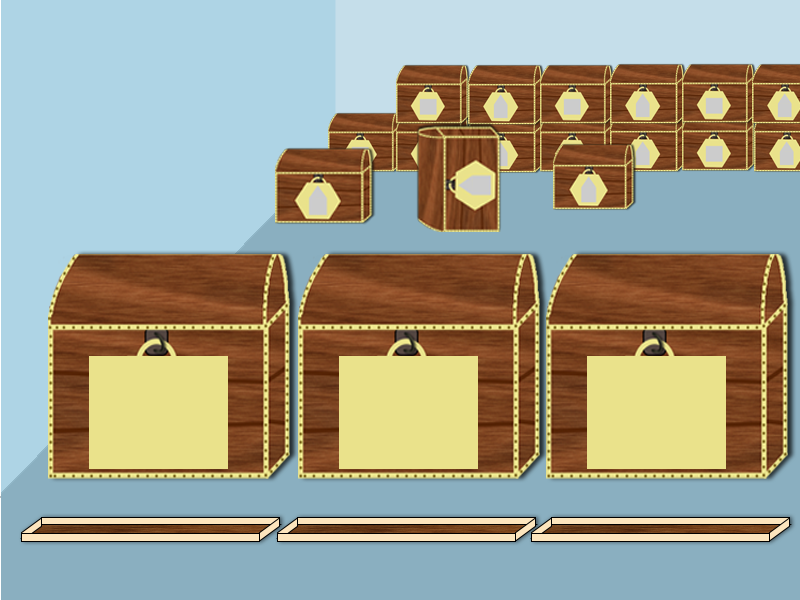
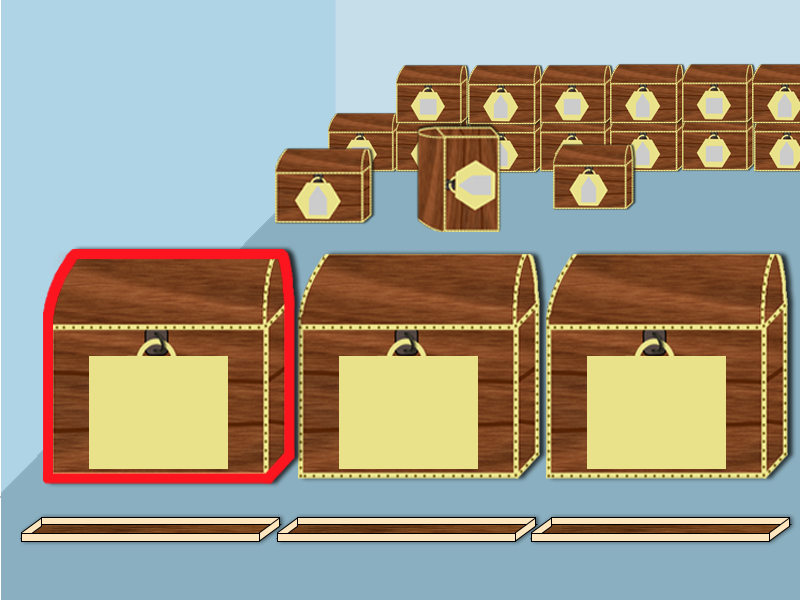
The second 800×600 image is a revision of the first. Changes to its layers:
added layer "Layer 5 copy 3" in group "box3 copy 2" over (43, 249, 295, 484)
